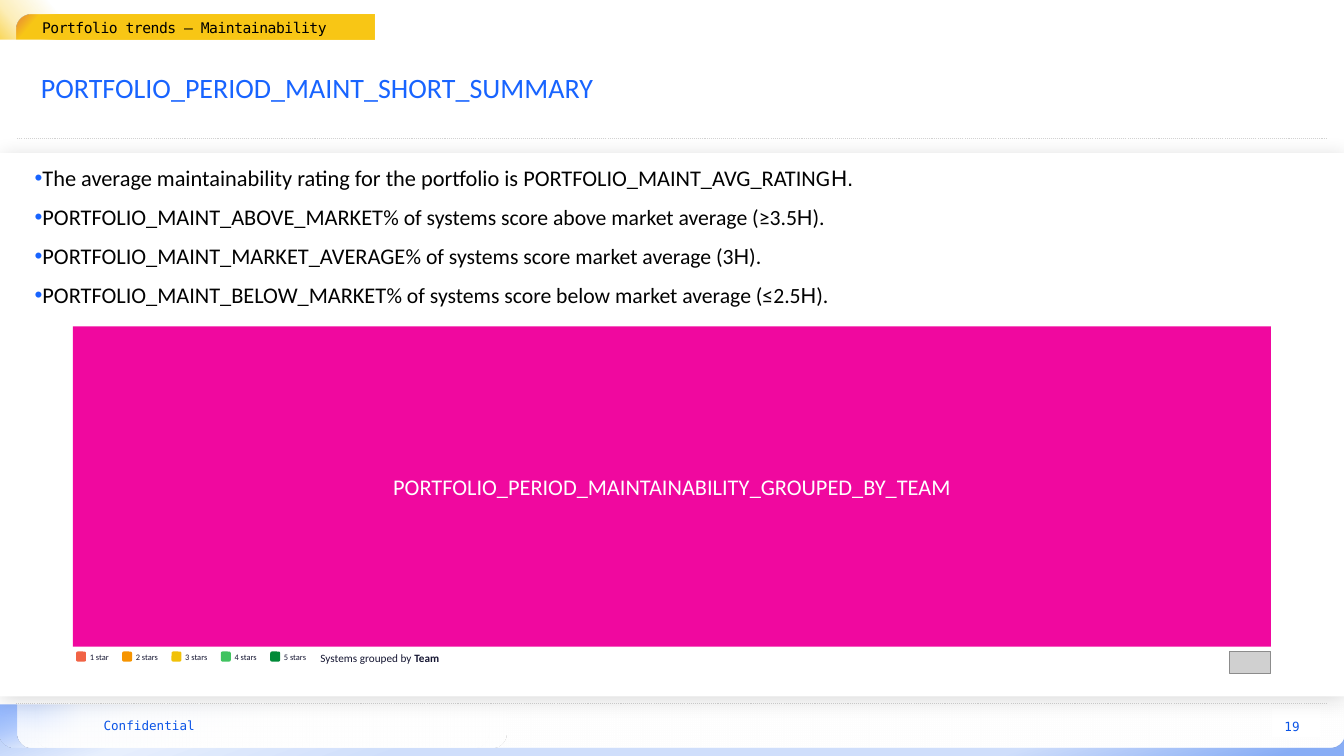
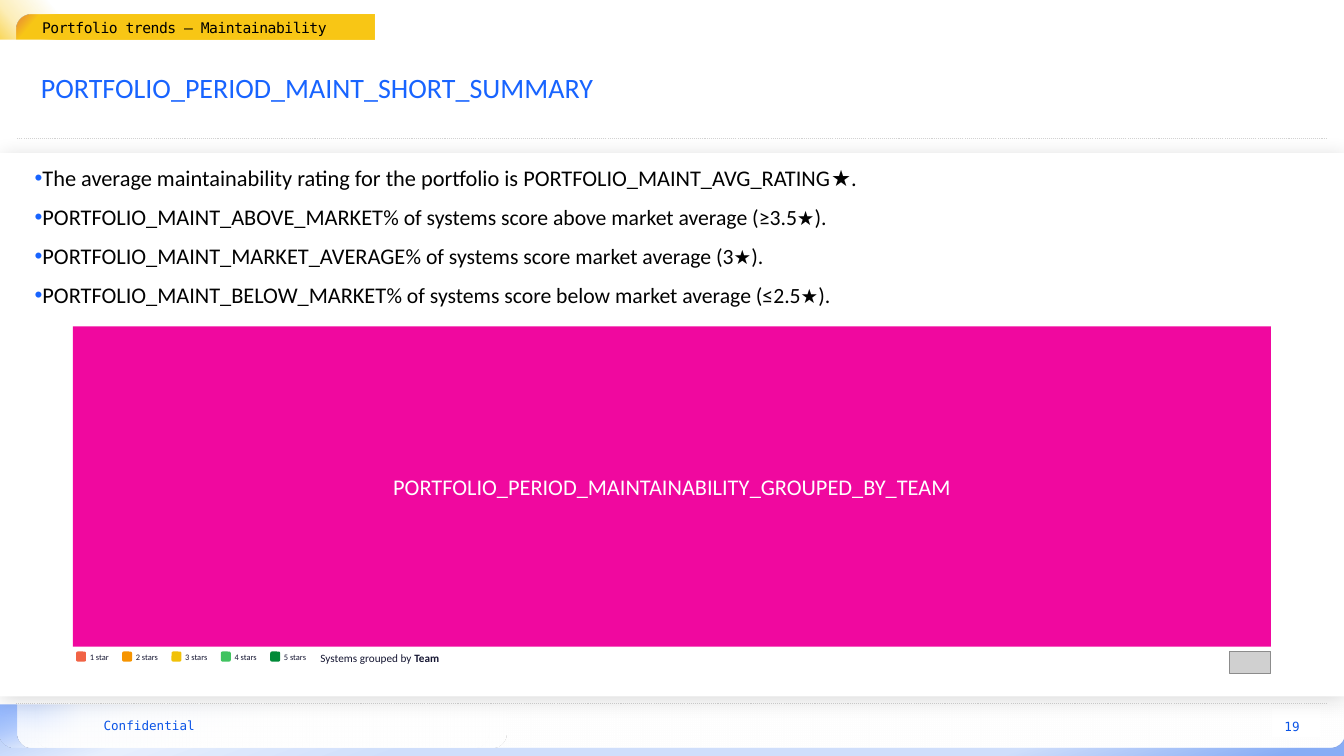
Before and after one commit to mardibiase/sigrid-integrations, a slide deck: slide 19 of report-generator/src/report_generator/presets/templates/portfolio-overview.pptx. Drawn at 1344x756 pixels with LibreOffice and Linux fonts; fonts in the diff are those of the drawing; grey boxes stand for pictures; background and template pictures are left out. Boxes give left, top, right and bottom in pixels: in the first picture for what was removed or moved away, otherwise in the second. Text is boxed around its words. In the diff, an @@ line names an element or a change of style, - is before the commit and + after.

```diff
--- a/report-generator/src/report_generator/presets/templates/portfolio-overview.pptx
+++ b/report-generator/src/report_generator/presets/templates/portfolio-overview.pptx
@@ text at [42, 170, 830, 307]: text changed @@
-• The average maintainability rating for the portfolio is PORTFOLIO_MAINT_AVG_RATING H.
-• PORTFOLIO_MAINT_ABOVE_MARKET% of systems score above market average (≥3.5H).
-• PORTFOLIO_MAINT_MARKET_AVERAGE% of systems score market average (3H).
-• PORTFOLIO_MAINT_BELOW_MARKET% of systems score below market average (≤2.5H).
+• The average maintainability rating for the portfolio is PORTFOLIO_MAINT_AVG_RATING ★.
+• PORTFOLIO_MAINT_ABOVE_MARKET% of systems score above market average (≥3.5★).
+• PORTFOLIO_MAINT_MARKET_AVERAGE% of systems score market average (3★).
+• PORTFOLIO_MAINT_BELOW_MARKET% of systems score below market average (≤2.5★).
```
Also in this commit, not shown: 4 other slides changed, 3 other files.
